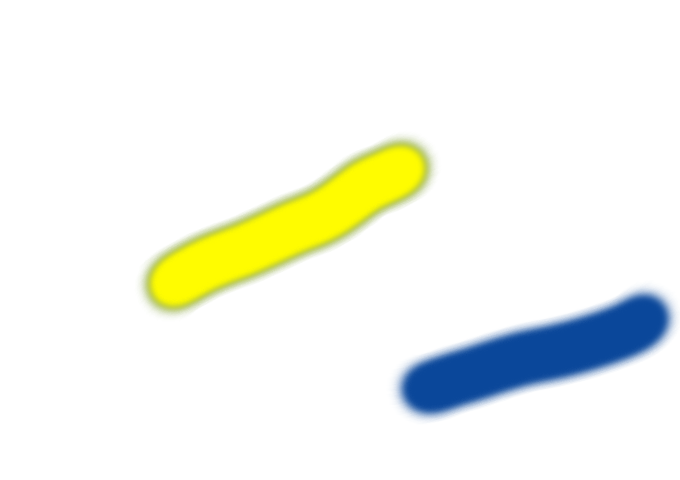
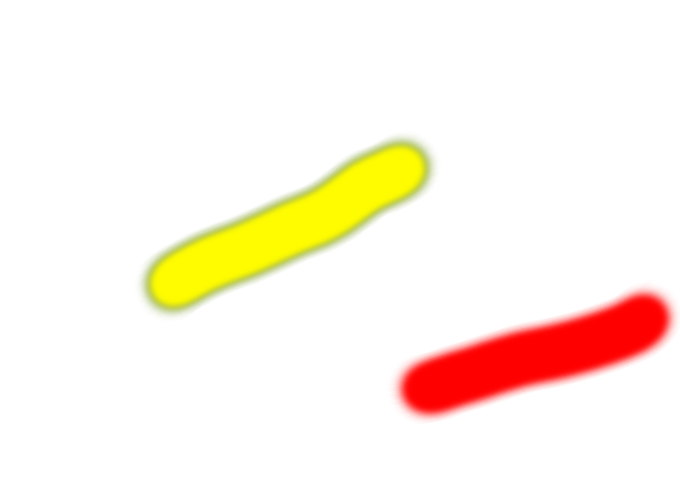
Revision of a layered 680px x 480px image; what changed, layer by layer:
pixels changed over [388, 281, 680, 424] (layer not identified)
